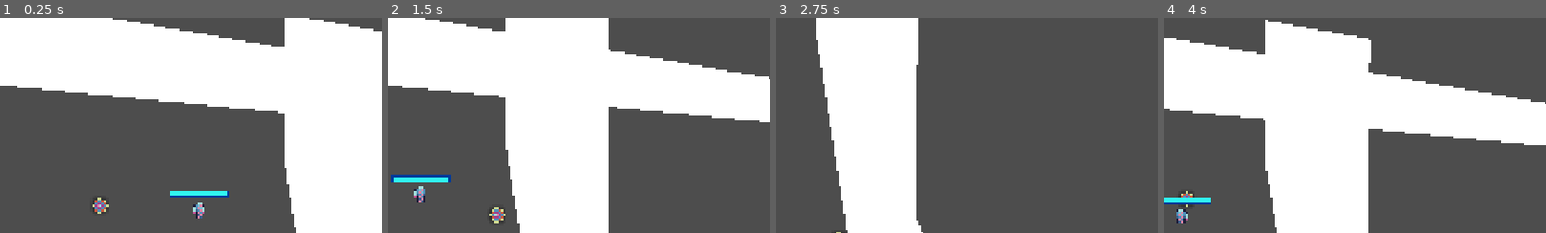
Above: before the commit, frames 1-4 (left to right).
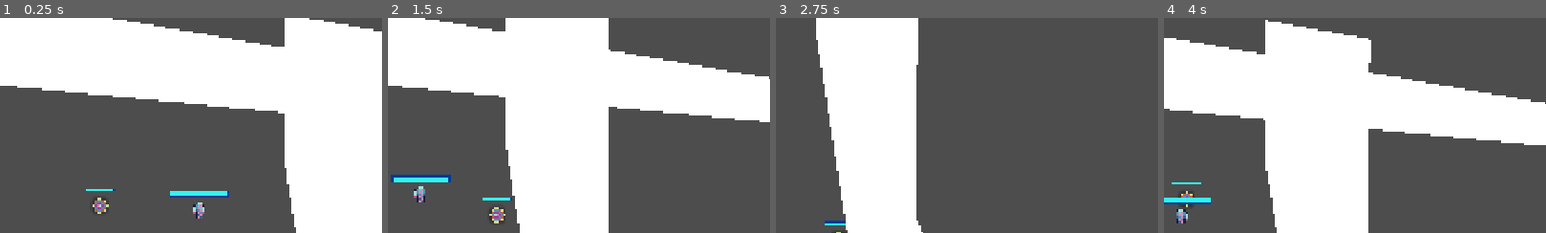
Above: after the commit, the same moments.

Repository: JomardArnaud/ProtoCardAOI
Game: Godot game, scene res://MainScene.tscn
Same seed, same stepped clock (60 frames per second), same inputs: the game is played once before the commit and once after it.
Inputs (mouse positions are % of the whole screen's width and height, from its top left):
- Up to frame 1 (0.25 s): no input
- Up to frame 2 (1.5 s): move the mouse to (72, 45) at 0.52 s; hold D (moveRight) 0.53-1.28 s; move the mouse to (30, 55) at 1.27 s; hold S (moveDown) from 1.28 s (still down)
- Up to frame 3 (2.75 s): move the mouse to (60, 28) at 2.02 s; release S (moveDown) at 2.03 s; hold D (moveRight) from 2.03 s (still down)
- Up to frame 4 (4 s): move the mouse to (45, 70) at 2.77 s; release D (moveRight) at 2.78 s; hold W (moveUp) 2.78-3.53 s; move the mouse to (80, 65) at 3.52 s; hold A (moveLeft) from 3.53 s (still down)
The pictures show only the part of the screen within x 20-70%, y 24-74%; the shares and areas given below are measured in that part.

The runs differ from the first frame. In frame 1, less than 0.1% of the frame differs, in the area x 22-31%, y 79-81%; in frame 2, 0.1%; in frame 3, 0.1%, in the area x 12-19%, y 94-97%; in frame 4, less than 0.1%.

Commit message:
fix healthBar bug when no HealthInfo is set

Diff:
--- a/Cards/cardEffect.gd
+++ b/Cards/cardEffect.gd
@@ -2,14 +2,6 @@
 	"Deal": Deal
 }
 
-# tmp It will be place in a counter file
-enum Counter {
-	CWIND
-}
-enum CardType {
-	SPELL,
-	PERMANENT
-}
 ### Target keyword ###
 ## tmp need to code better type for these param
 func Deal(caster: Node2D, target: Node2D, baseCardDmg: int) -> void:
--- a/Commander/CommanderInfo.gd
+++ b/Commander/CommanderInfo.gd
@@ -1,5 +1,7 @@
 class_name CammanderInfo
 extends Resource
+
+signal cardPlayed
 
 @export var health : HealthInfo
 # will have a letter add for each elem of the Commander
@@ -17,8 +19,7 @@
 @export var maxElem : int = 3
 @export var amountElem : String
 # each time this number get over 1, sub 1 and Cammander gain 1 of the last elem used
-@export var currentRegen : float
+@export var currentRegenElem : float
 # amount add to currentRegen per second
 @export var regenElem : float = 0
-# tmp code Counter object
-#@export var counter : Array[Counter]
+@export var counter : Array[CounterInfo.idCounter]
--- a/Commander/Player.tscn
+++ b/Commander/Player.tscn
@@ -1,17 +1,10 @@
-[gd_scene load_steps=6 format=3 uid="uid://1gqkb0fppjlj"]
+[gd_scene load_steps=4 format=3 uid="uid://1gqkb0fppjlj"]
 
 [ext_resource type="Texture2D" uid="uid://by8cxlc4pd4f0" path="res://ArtCard/SpritePlayerPlaygroundCard.png" id="1_fjt8r"]
-[ext_resource type="Script" path="res://Fonts/HealthInfo.gd" id="3_2fps8"]
 [ext_resource type="PackedScene" uid="uid://ca0b1qo2v7edf" path="res://Utility/Health.tscn" id="3_odjl4"]
 
 [sub_resource type="CircleShape2D" id="CircleShape2D_oh22q"]
 radius = 4.4
-
-[sub_resource type="Resource" id="Resource_5xpyq"]
-script = ExtResource("3_2fps8")
-visibleHpBar = false
-health = 0.0
-maxHealth = 0.0
 
 [node name="Player" type="CharacterBody2D"]
 scale = Vector2(10, 10)
@@ -42,4 +35,3 @@
 offset_top = -7.6
 offset_bottom = -7.6
 scale = Vector2(0.05, 0.05)
-info = SubResource("Resource_5xpyq")
--- a/Utility/Health.gd
+++ b/Utility/Health.gd
@@ -6,11 +6,17 @@
 @onready var hpBar := $HpBar
 
 func _ready() -> void:
+	if info == null:
+		return
+	updateNodeInfo()
+
+func updateNodeInfo() -> void:
 	self.visible = info.visibleHpBar
 	hpBar.value = info.health
 	var parent = get_parent()
 	info.healthChanged.connect(onHealthChanged)
 	if (parent.has_method("onHealthChanged")):
+		print("here ?")
 		info.healthChanged.connect(parent.onHealthChanged.bind())
 	if (parent.has_method("onHealthDropZero")):
 		info.healthDropZero.connect(parent.onHealthDropZero.bind())
